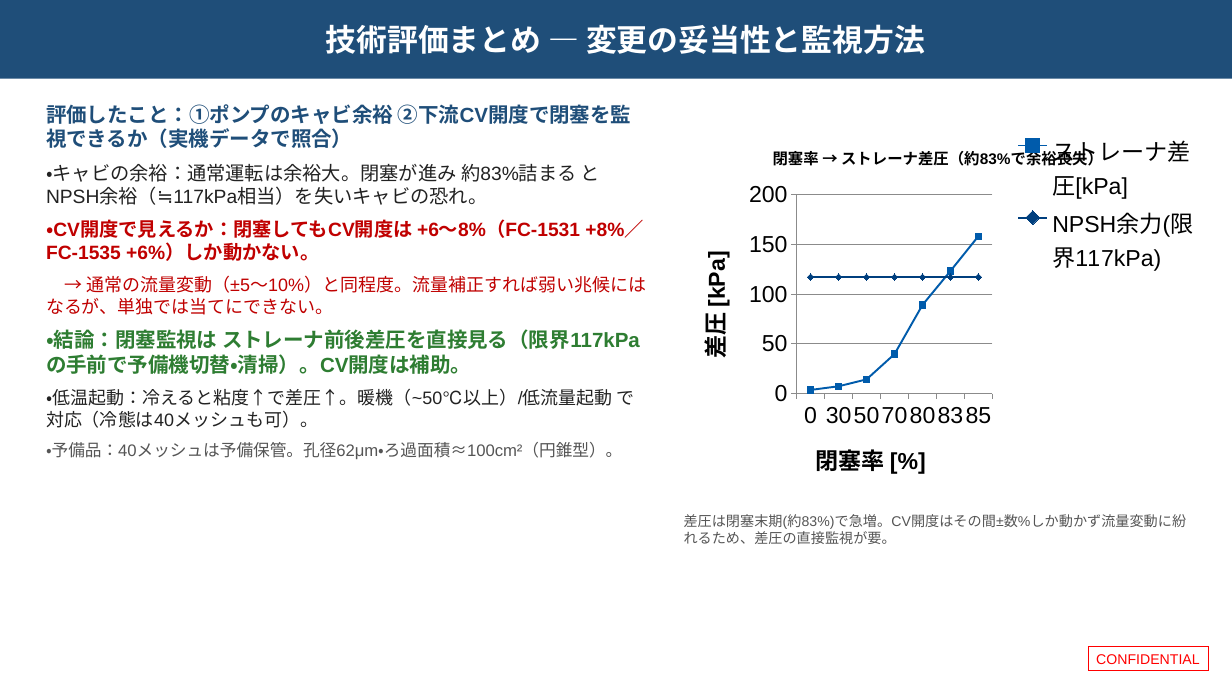
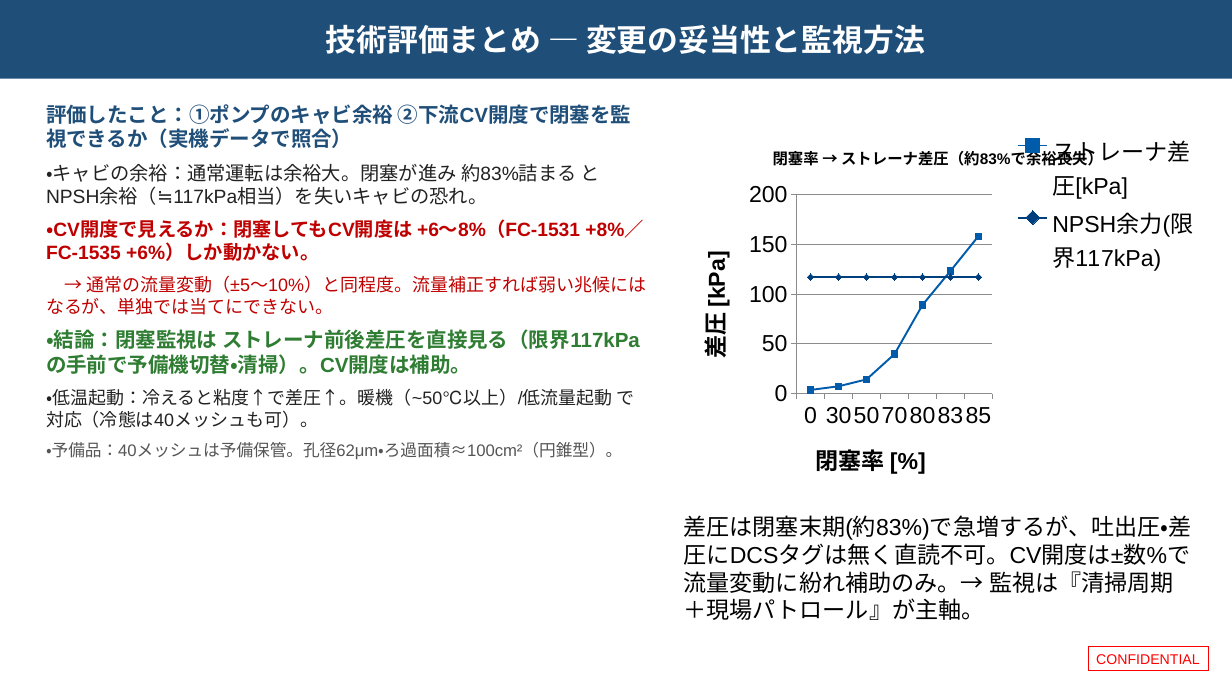
Before and after one commit to hiraoyosa-sys/Base, a slide deck: slide 2 of outputs/P1507変更管理_説明_評価まとめ追加.pptx. Drawn at 1232x693 pixels with LibreOffice and Linux fonts; fonts in the diff are those of the drawing; background and template pictures are left out. Boxes give left, top, right and bottom in pixels: in the first picture for what was removed or moved away, otherwise in the second. Text is boxed around its words. In the diff, an @@ line names an element or a change of style, - is before the commit and + after.

```diff
--- a/outputs/P1507変更管理_説明_評価まとめ追加.pptx
+++ b/outputs/P1507変更管理_説明_評価まとめ追加.pptx
@@ text at [684,515,1192,620]: text changed; size 11 to 18 pt; text colour #555555 to #000000 @@
-差圧は閉塞末期(約83%)で急増。CV開度はその間±数%しか動かず流量変動に紛れるため、差圧の直接監視が要。
+差圧は閉塞末期(約83%)で急増するが、吐出圧・差圧にDCSタグは無く直読不可。CV開度は±数%で流量変動に紛れ補助のみ。→ 監視は『清掃周期＋現場パトロール』が主軸。
```
Also in this commit, not shown: 1 slide added, 3 other files.
